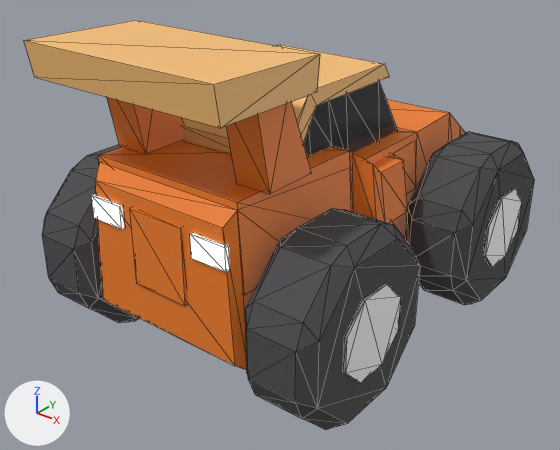
Before and after pictures for a commit that changed the glTF model models/cars/buggy.glb.
Camera for both pictures: a 50 mm camera at (3.06, -4.1, 3.08) aimed at (-0.07, -0.19, 0.65). Every picture has the same lights, and +X, +Y and +Z are marked at lower left. The first picture is the older version. Mesh edges are drawn as thin lines. Vertices at exactly the same position are counted once.

Script lines for the objects in view, before the commit:
```python
ob_body = bpy.data.objects.new('body', me_body)
ob_body.location = (0.0, 0.0, 0.0)
ob_wheel_fr = bpy.data.objects.new('wheel_FR', me_wheel_fr)
ob_wheel_fr.location = (0.9, 0.873, 0.6)
ob_wheel_rl = bpy.data.objects.new('wheel_RL', me_wheel_rl)
ob_wheel_rl.location = (-0.9, -0.873, 0.6)
ob_wheel_rr = bpy.data.objects.new('wheel_RR', me_wheel_rr)
ob_wheel_rr.location = (0.9, -0.873, 0.6)
```
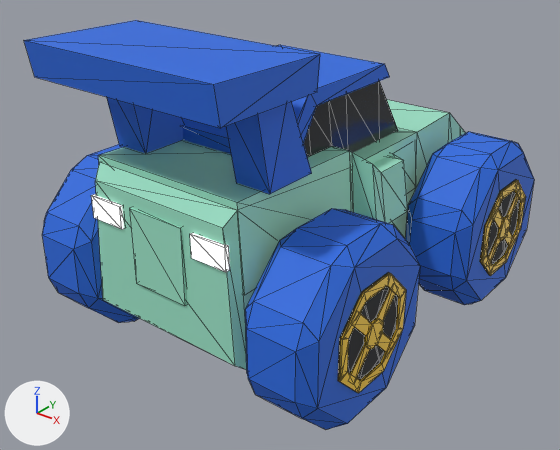
What differs and where, as boxes [x1, y1, x2, y2] in the pictures (560 x 450 px):
'body', recoloured, surface changed
    both: [24, 20, 466, 370]
'wheel_RR', recoloured, reshaped (dark grey to blue)
    both: [245, 208, 420, 430]
'wheel_FR', recoloured, reshaped (dark grey to blue)
    both: [405, 131, 534, 305]
'wheel_RL', recoloured (dark grey to blue)
    both: [42, 144, 139, 323]
part 1 of me_body, recoloured (orange to blue)
    both: [106, 97, 312, 194]
part 2 of me_body, recoloured (darker)
    both: [24, 20, 390, 154]
part 3 of me_wheel_fr, added
    after: [497, 216, 511, 241]
part 4 of me_wheel_fr, rebuilt (21% wider, 20% taller)
    before: [484, 188, 522, 267]
    after: [480, 180, 526, 275]
part 5 of me_wheel_fr, added
    after: [488, 194, 519, 261]
part 6 of me_wheel_rr, added
    after: [364, 318, 384, 349]
part 7 of me_wheel_rr, rebuilt (19% wider, 20% taller)
    before: [344, 283, 401, 383]
    after: [338, 273, 406, 393]
part 8 of me_wheel_rr, added (yellow)
    after: [351, 289, 395, 378]

What the commit changed:
Material 'Paint' (mat_paint) changes colour from orange #f48026 to green #9ee5c9; in linear values from (0.905, 0.216, 0.0194) to (0.342, 0.787, 0.587).
Material 'Tire' (mat_tire) changes colour from dark grey #4c4c4f to blue #296be0; in linear values from (0.0732, 0.0732, 0.0783) to (0.022, 0.147, 0.748).
Material 'Yellow' (mat_yellow) is new.
Its base color is (1.0, 0.638, 0.0331) (yellow #ffd133).
me_body has 166 vertices, 284 faces and spans x -0.74..0.74, y -1.63..1.88, z 0.36..2.13.
me_body is used by ob_body; location (0.0, 0.0, 0.0).
me_body part 1: 24 faces spanning x -0.61..0.61, y -1.23..-0.74, z 1.4..1.93 switch from mat_paint (orange #f48026) to mat_tire (blue #296be0).
me_body part 2: 36 faces spanning x -0.71..0.71, y -1.63..0.36, z 1.39..2.13 switch from mat_peach (orange #fcc378) to mat_tire (blue #296be0).
me_wheel_fr is used by ob_wheel_fr; location (0.9, 0.873, 0.6).
me_wheel_fr had 80 vertices, 148 faces and spanned x -0.265..0.265, y -0.6..0.6, z -0.6..0.6.
me_wheel_fr now has 224 vertices, 492 faces and spans x -0.272..0.272, y -0.6..0.6, z -0.6..0.6.
me_wheel_fr part 3: a new loose piece, an 8-sided cylinder along x spanning x 0.25..0.272, y -0.086..0.086, z -0.086..0.086, in mat_yellow (yellow #ffd133).
me_wheel_fr part 4: the loose piece of 16 vertices spanning x 0.245..0.265, y -0.276..0.276, z -0.276..0.276 is rebuilt with 40 vertices and now spans x 0.25..0.268, y -0.333..0.333, z -0.333..0.333.
me_wheel_fr part 5: 32 vertices added at x 0.25..0.263, y -0.244..0.244, z -0.244..0.244.
Other edits to the shape of me_wheel_fr do not show in these pictures.
me_wheel_fr no longer uses material mat_hub (white #fbfaf7).
me_wheel_fr gains material mat_dark (dark grey #2a2c30).
me_wheel_fr gains material mat_yellow (yellow #ffd133).
me_wheel_rr is used by ob_wheel_rr; location (0.9, -0.873, 0.6).
me_wheel_rr had 80 vertices, 148 faces and spanned x -0.265..0.265, y -0.6..0.6, z -0.6..0.6.
me_wheel_rr now has 224 vertices, 492 faces and spans x -0.272..0.272, y -0.6..0.6, z -0.6..0.6.
me_wheel_rr part 6: a new loose piece, an 8-sided cylinder along x spanning x 0.25..0.272, y -0.086..0.086, z -0.086..0.086, in mat_yellow (yellow #ffd133).
me_wheel_rr part 7: the loose piece of 16 vertices spanning x 0.245..0.265, y -0.276..0.276, z -0.276..0.276 is rebuilt with 40 vertices and now spans x 0.25..0.268, y -0.333..0.333, z -0.333..0.333.
me_wheel_rr part 8: 32 vertices added at x 0.25..0.263, y -0.244..0.244, z -0.244..0.244.
Other edits to the shape of me_wheel_rr do not show in these pictures.
me_wheel_rr no longer uses material mat_hub (white #fbfaf7).
me_wheel_rr gains material mat_dark (dark grey #2a2c30).
me_wheel_rr gains material mat_yellow (yellow #ffd133).
